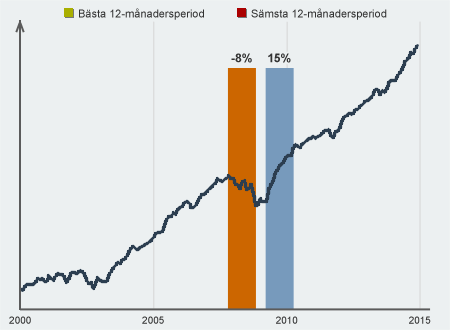
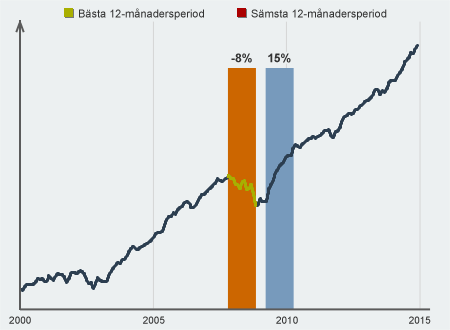
Layered file, before and after one edit (450 x 330). Changes by layer:
painted on "xAxis2010Text" over [276, 316, 298, 324]
painted on "xAxis2005Text" over [142, 316, 165, 324]
added layer "expReturnCurveMin" above "expReturnCurveMax" over [227, 175, 256, 206]
added layer "expReturnCurveMax" above "expReturnCurve" over [227, 175, 256, 206]
painted on "expReturnCurve" over [21, 45, 418, 291]
painted on "xAxis2010Line" over [285, 21, 288, 163]
painted on "xAxis2005Line" over [152, 21, 155, 308]
